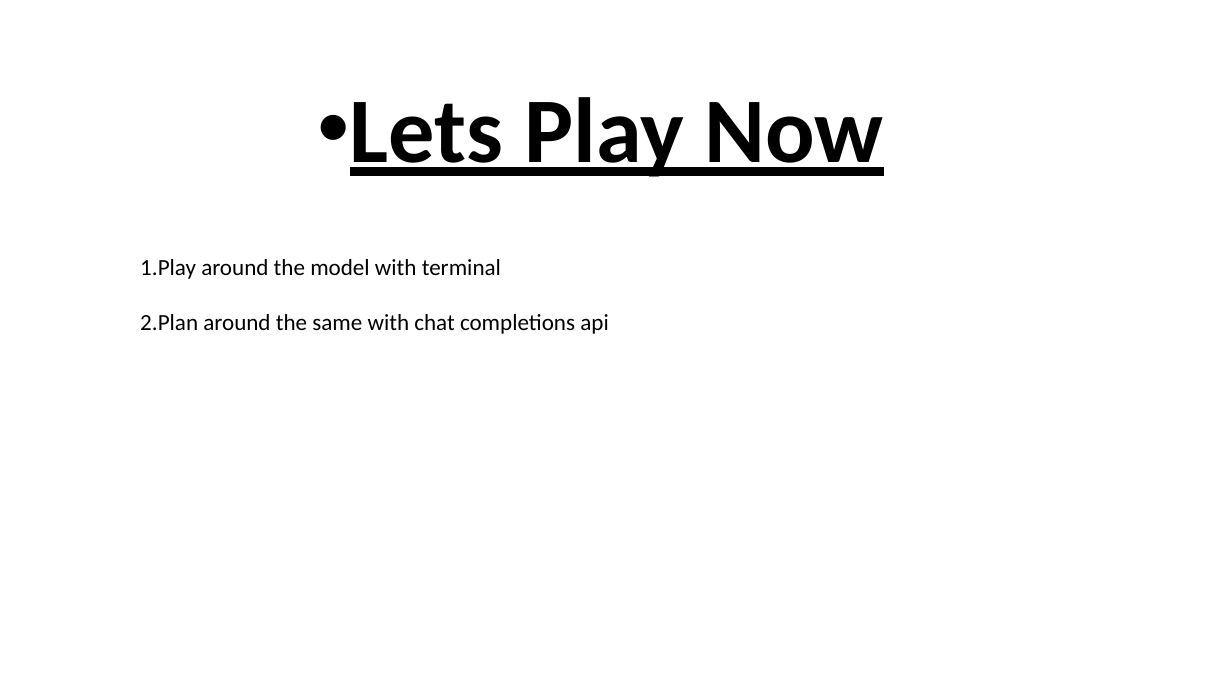
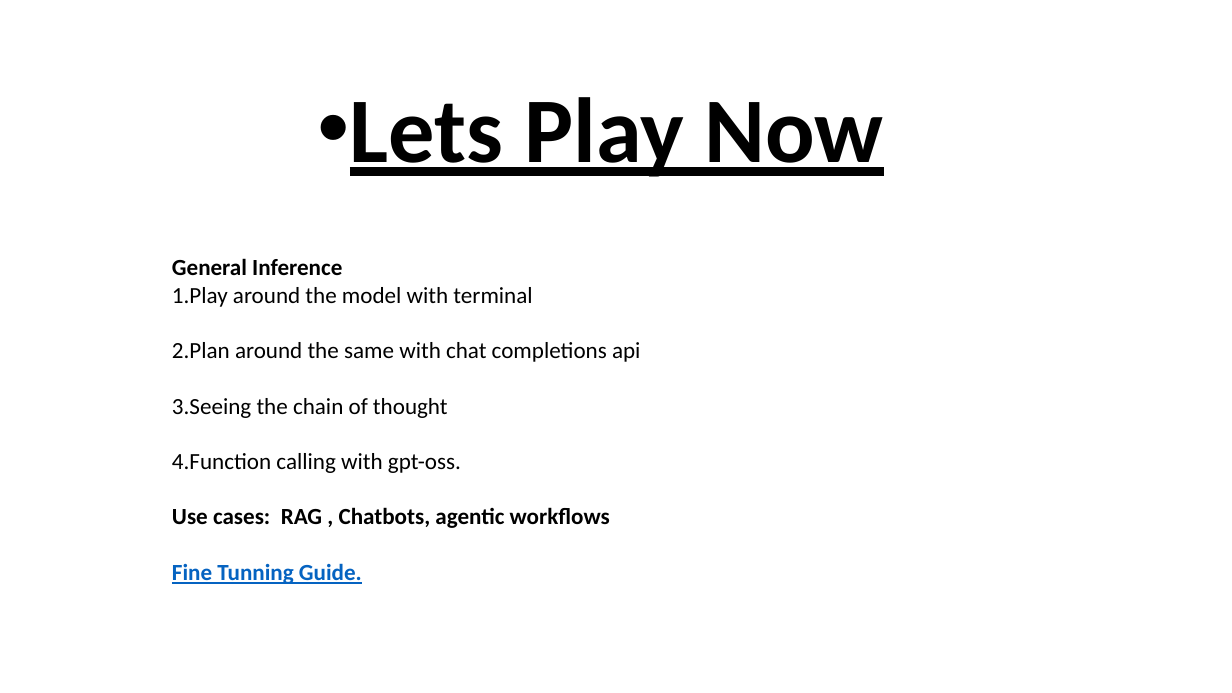
Before and after one commit to aditya699/gpt-oss-course, a slide deck: slide 7 of gptoss.pptx. Drawn at 1232x693 pixels with LibreOffice and Linux fonts; fonts in the diff are those of the drawing. Boxes give left, top, right and bottom in pixels: in the first picture for what was removed or moved away, otherwise in the second. Text is boxed around its words. In the diff, an @@ line names an element or a change of style, - is before the commit and + after.

```diff
--- a/gptoss.pptx
+++ b/gptoss.pptx
@@ text "General Inference": place and size @@
-text "General Inference" at (140,259,608,334)
+text "General Inference" at (172,258,640,584)
@@ text at (172,258,342,275): paragraph added @@
+General Inference
@@ text at (172,398,610,584): paragraphs added @@
+3.Seeing the chain of thought
+4.Function calling with gpt-oss.
+Use cases: RAG , Chatbots, agentic workflows
+Fine Tunning Guide.
```
Also in this commit, not shown: 2 other files.
